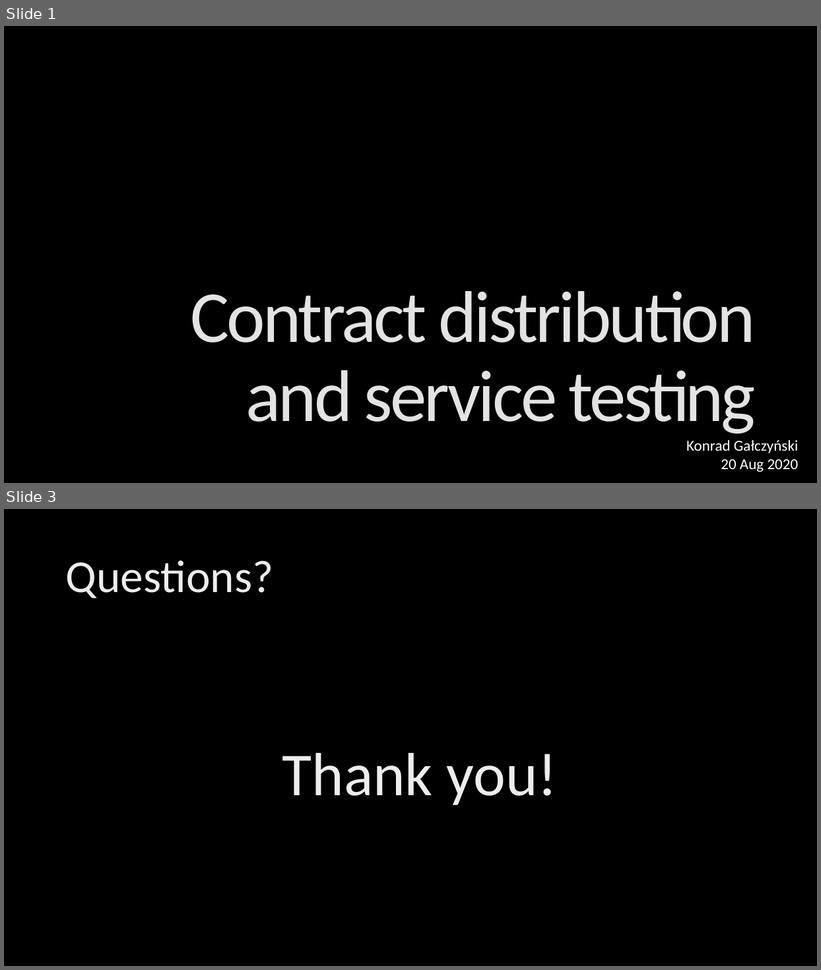
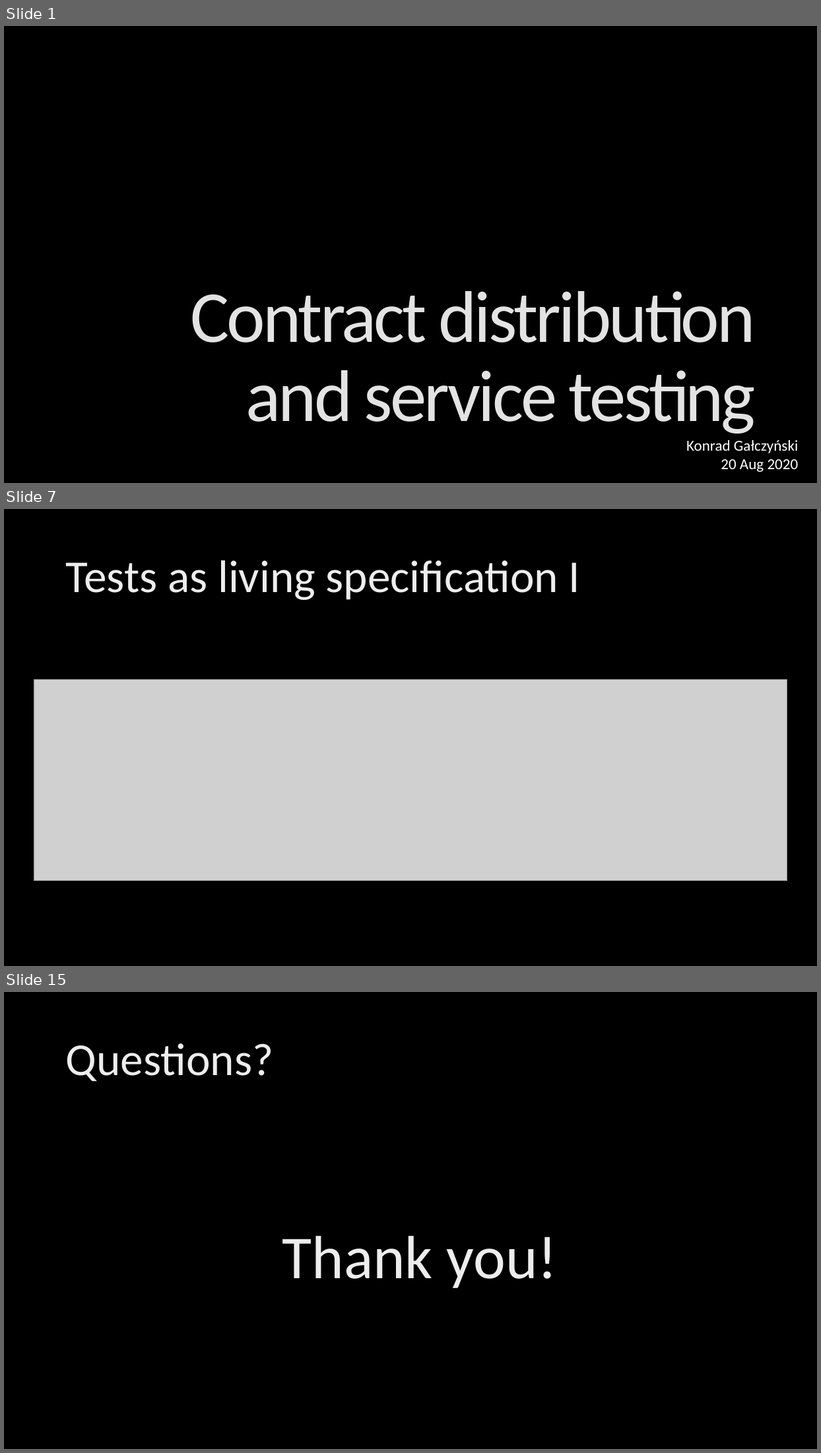
Before and after one commit to KonradGalczynski/Learning, a slide deck: ContractDistribution/ContractDistribution.pptx. Shown one above the other, each under a label of ours: slides 1 and 3 before the commit, slides 1, 7 and 15 after it; the slides between them are not shown. The pictures are 821x970 and 821x1453 pixels, drawn with LibreOffice and Linux fonts; fonts in the diff are those of the drawing; grey boxes stand for pictures; background and template pictures are left out. Boxes give left, top, right and bottom in pixels: in the first picture for what was removed or moved away, otherwise in the second. Text is boxed around its words. In the diff, an @@ line names an element or a change of style, - is before the commit and + after.

```diff
--- a/ContractDistribution/ContractDistribution.pptx
+++ b/ContractDistribution/ContractDistribution.pptx
@@ slide 7 added at bbox=[4, 509, 817, 966], background picture (left out) @@
@@ title added at bbox=[66, 560, 580, 600], 54 pt, text gradient #BFBFBF to #EDEDED to #FFFFFF @@
+Tests as living specification I
@@ picture added at bbox=[34, 680, 788, 881] @@
@@ what was slide 3 is now slide 15 @@
```
Also in this commit, not shown: 13 other slides added, 2 slides removed.
